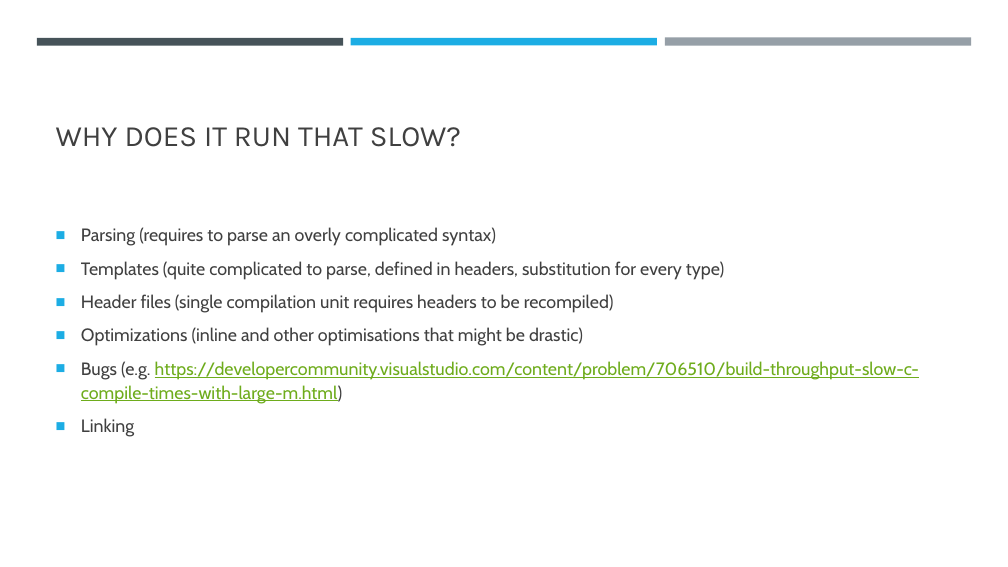
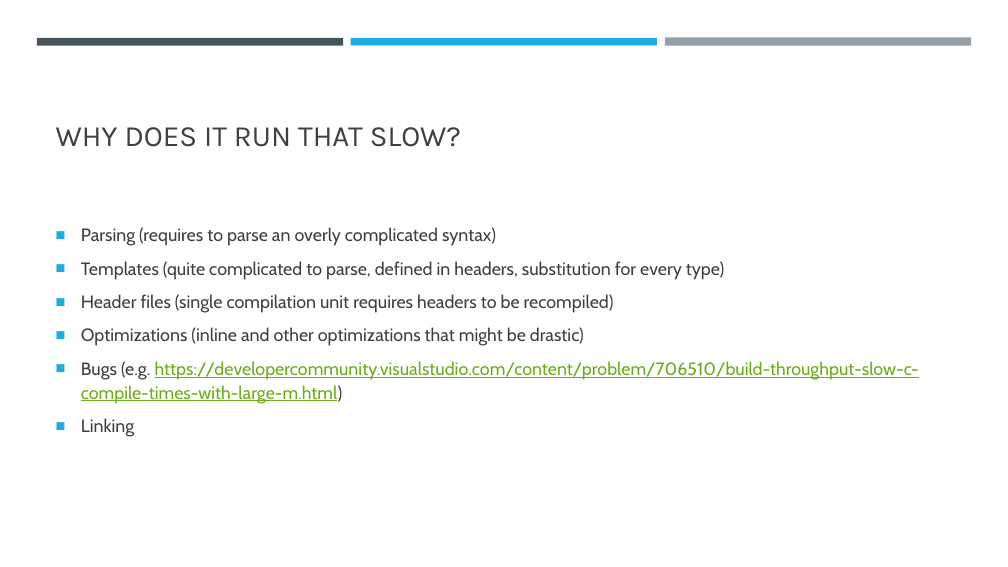
Before and after one commit to xseven/presentations, a slide deck: slide 2 of speed-and-refactor/Ways-to-improve-Compilation-time.pptx. Drawn at 1008x567 pixels with LibreOffice and Linux fonts; fonts in the diff are those of the drawing. Boxes give left, top, right and bottom in pixels: in the first picture for what was removed or moved away, otherwise in the second. Text is boxed around its words. In the diff, an @@ line names an element or a change of style, - is before the commit and + after.

Commit message:
Updated presentation

```diff
--- a/speed-and-refactor/Ways-to-improve-Compilation-time.pptx
+++ b/speed-and-refactor/Ways-to-improve-Compilation-time.pptx
@@ text at <box>81,327,584,346</box>: text changed @@
-■ Optimizations (inline and other optimisations that might be drastic)
+■ Optimizations (inline and other optimizations that might be drastic)
```
Also in this commit, not shown: 3 other slides changed, 6 slides added.
